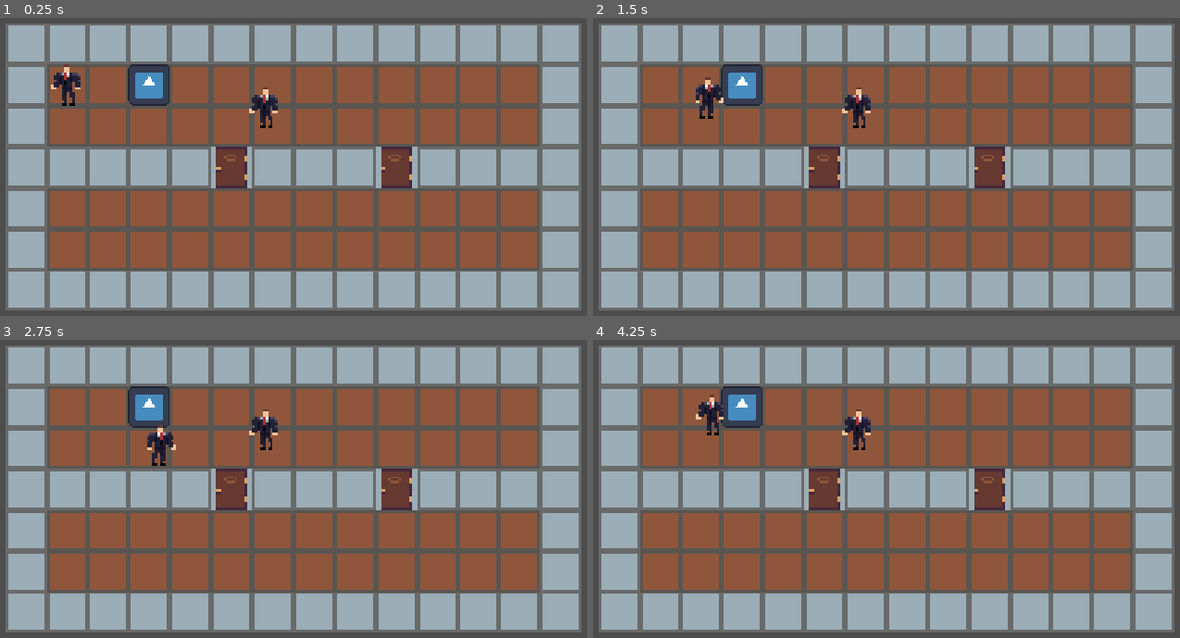
Above: before the commit, frames 1-4 (two rows, left to right).
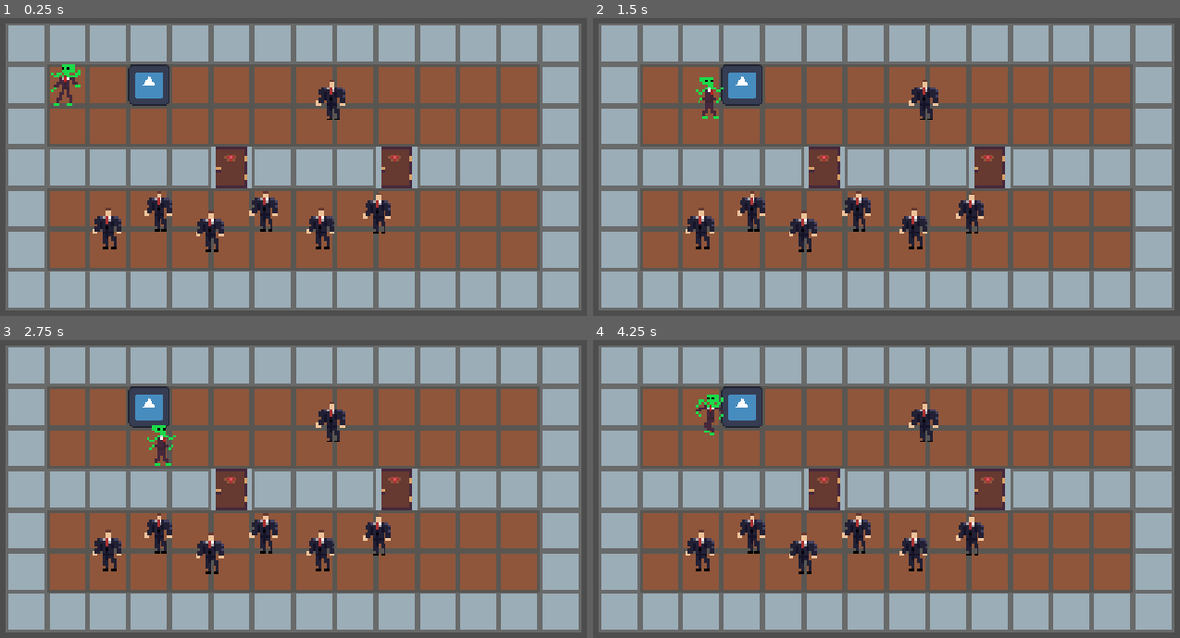
Above: after the commit, the same moments.

Repository: Flogah/alien_dad
Game: Godot game, scene res://scenes/main.tscn
The game is run twice, just before and just after one commit, with the same random seed, the same clock (stepped at 60 frames per second) and the same inputs. Before the commit the project has no main scene; this scene is started directly in both runs. The engine's default icon, where the game draws it, is replaced by a stand-in: a white triangle on a blue panel in a dark square.
Inputs:
- Up to frame 1 (0.25 s): no input
- Up to frame 2 (1.5 s): tap Enter at 0.5 s; hold D (move_right) 0.53-1.28 s; hold Space (interact) 0.53-1.28 s; hold S (move_down) from 1.28 s (still down); tap Space (interact) at 1.35 s
- Up to frame 3 (2.75 s): release S (move_down) at 2.03 s; hold D (move_right) from 2.03 s (still down); hold Space (interact) from 2.03 s (still down)
- Up to frame 4 (4.25 s): release D (move_right) at 2.78 s; release Space (interact) at 2.78 s; hold W (move_up) 2.78-3.53 s; tap Space (interact) at 2.85 s; hold A (move_left) from 3.53 s (still down); hold Space (interact) from 3.53 s (still down)

The runs differ from the first frame. In frame 1, 3.2% of the frame differs, in the area x 8-68%, y 15-79%; in frame 2, 3.2%; in frame 3, 3.2%; in frame 4, 3.2%.

Commit message:
added random names

Diff:
--- /dev/null
+++ b/assets/sprites/sprite_frames/alien_spriteframe.tres
@@ -0,0 +1,44 @@
+[gd_resource type="SpriteFrames" format=3 uid="uid://bqd7u3tkdcr5n"]
+
+[ext_resource type="Texture2D" uid="uid://8q55kcey3dgf" path="res://assets/sprites/characters/AlienDad.png" id="1_fsdj6"]
+
+[sub_resource type="AtlasTexture" id="AtlasTexture_qhqgy"]
+atlas = ExtResource("1_fsdj6")
+region = Rect2(0, 0, 16, 16)
+
+[sub_resource type="AtlasTexture" id="AtlasTexture_qlg0r"]
+atlas = ExtResource("1_fsdj6")
+region = Rect2(16, 0, 16, 16)
+
+[sub_resource type="AtlasTexture" id="AtlasTexture_tuyoq"]
+atlas = ExtResource("1_fsdj6")
+region = Rect2(32, 0, 16, 16)
+
+[sub_resource type="AtlasTexture" id="AtlasTexture_fjrip"]
+atlas = ExtResource("1_fsdj6")
+region = Rect2(48, 0, 16, 16)
+
+[resource]
+animations = [{
+"frames": [{
+"duration": 1.0,
+"texture": SubResource("AtlasTexture_qhqgy")
+}],
+"loop": 1,
+"name": &"idle",
+"speed": 5.0
+}, {
+"frames": [{
+"duration": 1.0,
+"texture": SubResource("AtlasTexture_qlg0r")
+}, {
+"duration": 1.0,
+"texture": SubResource("AtlasTexture_tuyoq")
+}, {
+"duration": 1.0,
+"texture": SubResource("AtlasTexture_fjrip")
+}],
+"loop": 1,
+"name": &"walk",
+"speed": 5.0
+}]
--- /dev/null
+++ b/assets/sprites/sprite_frames/armstrong_spriteframe.tres
@@ -0,0 +1,22 @@
+[gd_resource type="SpriteFrames" format=3 uid="uid://bp5txdvjt15t"]
+
+[ext_resource type="Texture2D" uid="uid://d4go68spc6xfr" path="res://assets/sprites/characters/Armstrong-0001.png" id="1_yusl3"]
+
+[resource]
+animations = [{
+"frames": [{
+"duration": 1.0,
+"texture": ExtResource("1_yusl3")
+}],
+"loop": 1,
+"name": &"idle",
+"speed": 5.0
+}, {
+"frames": [{
+"duration": 1.0,
+"texture": ExtResource("1_yusl3")
+}],
+"loop": 1,
+"name": &"walk",
+"speed": 5.0
+}]
--- a/project.godot
+++ b/project.godot
@@ -11,8 +11,13 @@
 [application]
 
 config/name="alien_dad"
+run/main_scene="uid://da3yiknkgeps1"
 config/features=PackedStringArray("4.7", "Forward Plus")
 config/icon="res://icon.svg"
+
+[autoload]
+
+NameGenerator="*uid://csntkedd1lbma"
 
 [display]
 
@@ -24,21 +29,25 @@
 move_up={
 "deadzone": 0.2,
 "events": [Object(InputEventKey,"resource_local_to_scene":false,"resource_name":"","device":-1,"window_id":0,"alt_press …(192 unchanged characters)…
+, Object(InputEventKey,"resource_local_to_scene":false,"resource_name":"","device":-1,"window_id":0,"alt_pressed":false,"shift_pressed":false,"ctrl_pressed":false,"meta_pressed":false,"pressed":false,"keycode":0,"physical_keycode":4194320,"key_label":0,"unicode":0,"location":0,"echo":false,"script":null)
 ]
 }
 move_down={
 "deadzone": 0.2,
 "events": [Object(InputEventKey,"resource_local_to_scene":false,"resource_name":"","device":-1,"window_id":0,"alt_press …(192 unchanged characters)…
+, Object(InputEventKey,"resource_local_to_scene":false,"resource_name":"","device":-1,"window_id":0,"alt_pressed":false,"shift_pressed":false,"ctrl_pressed":false,"meta_pressed":false,"pressed":false,"keycode":0,"physical_keycode":4194322,"key_label":0,"unicode":0,"location":0,"echo":false,"script":null)
 ]
 }
 move_left={
 "deadzone": 0.2,
 "events": [Object(InputEventKey,"resource_local_to_scene":false,"resource_name":"","device":-1,"window_id":0,"alt_press …(191 unchanged characters)…
+, Object(InputEventKey,"resource_local_to_scene":false,"resource_name":"","device":-1,"window_id":0,"alt_pressed":false,"shift_pressed":false,"ctrl_pressed":false,"meta_pressed":false,"pressed":false,"keycode":0,"physical_keycode":4194319,"key_label":0,"unicode":0,"location":0,"echo":false,"script":null)
 ]
 }
 move_right={
 "deadzone": 0.2,
 "events": [Object(InputEventKey,"resource_local_to_scene":false,"resource_name":"","device":-1,"window_id":0,"alt_press …(192 unchanged characters)…
+, Object(InputEventKey,"resource_local_to_scene":false,"resource_name":"","device":-1,"window_id":0,"alt_pressed":false,"shift_pressed":false,"ctrl_pressed":false,"meta_pressed":false,"pressed":false,"keycode":0,"physical_keycode":4194321,"key_label":0,"unicode":0,"location":0,"echo":false,"script":null)
 ]
 }
 interact={
--- a/scenes/door.gd
+++ b/scenes/door.gd
@@ -1,27 +1,46 @@
 extends StaticBody2D
+
+@export var security_level: SecurityCode
+@export var locked: bool = false
 
 @onready var interactable: Interactable = $Interactable
 @onready var sprite: AnimatedSprite2D = $Sprite
 @onready var door: CollisionShape2D = $Door
 
-var locked: bool = false
 var closed: bool = true
 
 func _ready() -> void:
 	interactable.interacted.connect(on_interacted)
+	update_sprite()
 
-func on_interacted(actor):
+func on_interacted(actor, sec_acc:SecurityCode):
+	if locked:
+		if sec_acc.level >= security_level.level:
+			print("Access granted")
+			locked = false
+			update_sprite()
+		else:
+			print("Higher access needed")
+			return
 	if closed:
-		closed = false
 		open()
 	else:
-		closed = true
 		close()
 
 func open():
-	sprite.play("open")
+	closed = false
 	door.disabled = true
+	update_sprite()
 
 func close():
-	sprite.play("closed")
+	closed = true
 	door.disabled = false
+	update_sprite()
+
+func update_sprite():
+	if locked:
+		sprite.play("locked")
+	elif closed:
+		sprite.play("closed")
+	else:
+		sprite.play("open")
--- a/scenes/door.tscn
+++ b/scenes/door.tscn
@@ -8,9 +8,13 @@
 atlas = ExtResource("2_la1wf")
 region = Rect2(0, 0, 16, 16)
 
-[sub_resource type="AtlasTexture" id="AtlasTexture_choun"]
+[sub_resource type="AtlasTexture" id="AtlasTexture_83dcw"]
 atlas = ExtResource("2_la1wf")
 region = Rect2(16, 0, 16, 16)
+
+[sub_resource type="AtlasTexture" id="AtlasTexture_la1wf"]
+atlas = ExtResource("2_la1wf")
+region = Rect2(32, 0, 16, 16)
 
 [sub_resource type="SpriteFrames" id="SpriteFrames_ckr0i"]
 animations = [{
@@ -24,7 +28,15 @@
 }, {
 "frames": [{
 "duration": 1.0,
-"texture": SubResource("AtlasTexture_choun")
+"texture": SubResource("AtlasTexture_83dcw")
+}],
+"loop": 1,
+"name": &"locked",
+"speed": 5.0
+}, {
+"frames": [{
+"duration": 1.0,
+"texture": SubResource("AtlasTexture_la1wf")
 }],
 "loop": 0,
 "name": &"open",
@@ -44,7 +56,7 @@
 
 [node name="Sprite" type="AnimatedSprite2D" parent="." unique_id=516062292]
 sprite_frames = SubResource("SpriteFrames_ckr0i")
-animation = &"closed"
+animation = &"open"
 
 [node name="Wall" type="CollisionShape2D" parent="." unique_id=1426203036]
 position = Vector2(-7, 0)
--- a/scenes/guard.gd
+++ b/scenes/guard.gd
@@ -1,12 +1,31 @@
 extends CharacterBody2D
 
 @onready var interactable: Interactable = $Interactable
+@onready var sprite: AnimatedSprite2D = $Sprite
+@onready var blood_particles: GPUParticles2D = $BloodParticles
+
+@export var security_access: SecurityCode
+
+var dead: bool = false
 
 func _ready() -> void:
+	if !security_access:
+		security_access = SecurityCode.new()
+	if security_access.holder.is_empty():
+		security_access.holder = NameGenerator.random_first_last_name()
 	interactable.interacted.connect(on_interacted)
 
-func on_interacted(actor):
+func on_interacted(actor, sec_acc):
+	if dead:
+		return
+	if actor is Player:
+		print("Take my skin, good sir")
+		actor.assume_skin(sprite.sprite_frames, security_access)
 	die()
 
 func die():
-	print("i have died")
+	sprite.hide()
+	blood_particles.emitting = true
+	dead = true
+	collision_layer = 0
+	collision_mask = 0
--- a/scenes/guard.tscn
+++ b/scenes/guard.tscn
@@ -1,19 +1,8 @@
 [gd_scene format=3 uid="uid://mry6neuk5n38"]
 
 [ext_resource type="Script" uid="uid://dg8pucxpetbsi" path="res://scenes/guard.gd" id="1_k0dx2"]
-[ext_resource type="Texture2D" uid="uid://d4go68spc6xfr" path="res://assets/sprites/characters/Armstrong-0001.png" id="2_ygo2t"]
+[ext_resource type="SpriteFrames" uid="uid://bp5txdvjt15t" path="res://assets/sprites/sprite_frames/armstrong_spriteframe.tres" id="2_k0dx2"]
 [ext_resource type="Script" uid="uid://dpxr64juka2si" path="res://scenes/interactable.gd" id="3_gn8tx"]
-
-[sub_resource type="SpriteFrames" id="SpriteFrames_ifpyu"]
-animations = [{
-"frames": [{
-"duration": 1.0,
-"texture": ExtResource("2_ygo2t")
-}],
-"loop": 1,
-"name": &"default",
-"speed": 5.0
-}]
 
 [sub_resource type="CapsuleShape2D" id="CapsuleShape2D_tbgi4"]
 radius = 2.0
@@ -21,11 +10,50 @@
 
 [sub_resource type="CircleShape2D" id="CircleShape2D_fu68o"]
 
+[sub_resource type="Curve" id="Curve_k0dx2"]
+_data = [Vector2(0, 1), 0.0, 0.0, 0, 0, Vector2(0.9026315, 1), 0.0, 0.0, 0, 0, Vector2(1, 0), 0.0, 0.0, 0, 0]
+point_count = 3
+
+[sub_resource type="CurveTexture" id="CurveTexture_o6xl0"]
+curve = SubResource("Curve_k0dx2")
+
+[sub_resource type="Gradient" id="Gradient_ygo2t"]
+offsets = PackedFloat32Array(0, 0.4020173, 1)
+colors = PackedColorArray(1, 1, 1, 1, 0.2439729, 0.17360842, 0.039948523, 1, 0.17147478, 0.11041581, 0.0026657577, 1)
+
+[sub_resource type="GradientTexture1D" id="GradientTexture1D_563wa"]
+gradient = SubResource("Gradient_ygo2t")
+
+[sub_resource type="Curve" id="Curve_gn8tx"]
+_limits = [0.0, 100.0, 0.0, 1.0]
+_data = [Vector2(0, 1), 0.0, 0.0, 0, 0, Vector2(0.34210527, 100), 0.0, 0.0, 0, 0, Vector2(1, 100), 0.0, 0.0, 0, 0]
+point_count = 3
+
+[sub_resource type="CurveTexture" id="CurveTexture_ckr0i"]
+curve = SubResource("Curve_gn8tx")
+
+[sub_resource type="ParticleProcessMaterial" id="ParticleProcessMaterial_5dfqo"]
+particle_flag_disable_z = true
+emission_shape_scale = Vector3(1, 0.4, 1)
+spread = 180.0
+initial_velocity_min = 4.0
+initial_velocity_max = 10.0
+gravity = Vector3(0, 0, 0)
+damping_min = 6.0000005
+damping_max = 10.0
+damping_curve = SubResource("CurveTexture_ckr0i")
+scale_min = 0.79999995
+scale_max = 3.0
+color = Color(0.9198519, 0, 0.11461083, 1)
+color_ramp = SubResource("GradientTexture1D_563wa")
+alpha_curve = SubResource("CurveTexture_o6xl0")
+
 [node name="Guard" type="CharacterBody2D" unique_id=1633581234]
 script = ExtResource("1_k0dx2")
 
 [node name="Sprite" type="AnimatedSprite2D" parent="." unique_id=1888564404]
-sprite_frames = SubResource("SpriteFrames_ifpyu")
+sprite_frames = ExtResource("2_k0dx2")
+animation = &"walk"
 
 [node name="CollisionShape2D" type="CollisionShape2D" parent="." unique_id=129552200]
 position = Vector2(0, 7)
@@ -41,3 +69,12 @@
 [node name="CollisionShape2D" type="CollisionShape2D" parent="Interactable" unique_id=397714545]
 position = Vector2(0, 3)
 shape = SubResource("CircleShape2D_fu68o")
+
+[node name="BloodParticles" type="GPUParticles2D" parent="." unique_id=1031482814]
+position = Vector2(0, 7)
+emitting = false
+amount = 16
+lifetime = 120.0
+one_shot = true
+explosiveness = 1.0
+process_material = SubResource("ParticleProcessMaterial_5dfqo")
--- a/scenes/interactable.gd
+++ b/scenes/interactable.gd
@@ -1,7 +1,7 @@
 class_name Interactable
 extends Area2D
 
-signal interacted(actor)
+signal interacted(actor, sec_acc)
 
-func interact(actor):
-	interacted.emit(actor)
+func interact(actor, sec_acc):
+	interacted.emit(actor, sec_acc)
--- a/scenes/main.tscn
+++ b/scenes/main.tscn
@@ -3,6 +3,7 @@
 [ext_resource type="Texture2D" uid="uid://bogw7r3cw2mfg" path="res://assets/sprites/proto_palette.png" id="1_sugp2"]
 [ext_resource type="Script" uid="uid://4wc0j7aytt5q" path="res://scenes/level_1.gd" id="1_tefeu"]
 [ext_resource type="PackedScene" uid="uid://dxoip0yqmqb50" path="res://scenes/test_interaction.tscn" id="4_jyhfs"]
+[ext_resource type="Script" uid="uid://d3r8cfdw2ei2c" path="res://scripts/security_code.gd" id="5_o6xl0"]
 [ext_resource type="PackedScene" uid="uid://tnhgt5sr4icp" path="res://scenes/player.tscn" id="5_tbgi4"]
 [ext_resource type="PackedScene" uid="uid://mry6neuk5n38" path="res://scenes/guard.tscn" id="6_o6xl0"]
 [ext_resource type="PackedScene" uid="uid://d3xqn8v53ugho" path="res://scenes/door.tscn" id="6_tefeu"]
@@ -32,6 +33,25 @@
 physics_layer_0/collision_mask = 0
 sources/0 = SubResource("TileSetAtlasSource_f3u8r")
 
+[sub_resource type="Resource" id="Resource_tefeu"]
+script = ExtResource("5_o6xl0")
+metadata/_custom_type_script = "uid://d3r8cfdw2ei2c"
+
+[sub_resource type="Resource" id="Resource_tipki"]
+script = ExtResource("5_o6xl0")
+level = 1
+metadata/_custom_type_script = "uid://d3r8cfdw2ei2c"
+
+[sub_resource type="Resource" id="Resource_qhqgy"]
+script = ExtResource("5_o6xl0")
+level = 1
+metadata/_custom_type_script = "uid://d3r8cfdw2ei2c"
+
+[sub_resource type="Resource" id="Resource_g2els"]
+script = ExtResource("5_o6xl0")
+holder = "Tobsucht Gelbmann"
+metadata/_custom_type_script = "uid://d3r8cfdw2ei2c"
+
 [node name="Main" type="Node2D" unique_id=1805818713]
 
 [node name="level1" type="Node2D" parent="." unique_id=1980516356]
@@ -50,12 +70,44 @@
 
 [node name="Door" parent="level1" unique_id=1021106081 instance=ExtResource("6_tefeu")]
 position = Vector2(88, 56)
+security_level = SubResource("Resource_tefeu")
+locked = true
 
 [node name="Door2" parent="level1" unique_id=1401858854 instance=ExtResource("6_tefeu")]
 position = Vector2(152, 56)
+security_level = SubResource("Resource_tipki")
+locked = true
+
+[node name="NPC" type="Node2D" parent="level1" unique_id=913914847]
+
+[node name="Guard" parent="level1/NPC" unique_id=1633581234 instance=ExtResource("6_o6xl0")]
+position = Vector2(127, 30)
+security_access = SubResource("Resource_qhqgy")
+
+[node name="Guard2" parent="level1/NPC" unique_id=2016185090 instance=ExtResource("6_o6xl0")]
+position = Vector2(40, 80)
+security_access = SubResource("Resource_qhqgy")
+
+[node name="Guard3" parent="level1/NPC" unique_id=763956445 instance=ExtResource("6_o6xl0")]
+position = Vector2(60, 73)
+security_access = SubResource("Resource_qhqgy")
+
+[node name="Guard4" parent="level1/NPC" unique_id=445022662 instance=ExtResource("6_o6xl0")]
+position = Vector2(80, 81)
+security_access = SubResource("Resource_qhqgy")
+
+[node name="Guard5" parent="level1/NPC" unique_id=1631747607 instance=ExtResource("6_o6xl0")]
+position = Vector2(101, 73)
+security_access = SubResource("Resource_qhqgy")
+
+[node name="Guard6" parent="level1/NPC" unique_id=471042583 instance=ExtResource("6_o6xl0")]
+position = Vector2(123, 80)
+security_access = SubResource("Resource_qhqgy")
+
+[node name="Guard7" parent="level1/NPC" unique_id=581185931 instance=ExtResource("6_o6xl0")]
+position = Vector2(145, 74)
+security_access = SubResource("Resource_qhqgy")
 
 [node name="Player" parent="level1" unique_id=1695450581 instance=ExtResource("5_tbgi4")]
 position = Vector2(24, 24)
-
-[node name="Guard" parent="level1" unique_id=1633581234 instance=ExtResource("6_o6xl0")]
-position = Vector2(101, 33)
+security_access = SubResource("Resource_g2els")
--- a/scenes/player.tscn
+++ b/scenes/player.tscn
@@ -1,18 +1,7 @@
 [gd_scene format=3 uid="uid://tnhgt5sr4icp"]
 
 [ext_resource type="Script" uid="uid://bmcp1kemef7av" path="res://scenes/player/player.gd" id="1_g2els"]
-[ext_resource type="Texture2D" uid="uid://d4go68spc6xfr" path="res://assets/sprites/characters/Armstrong-0001.png" id="2_qhqgy"]
-
-[sub_resource type="SpriteFrames" id="SpriteFrames_ifpyu"]
-animations = [{
-"frames": [{
-"duration": 1.0,
-"texture": ExtResource("2_qhqgy")
-}],
-"loop": 1,
-"name": &"default",
-"speed": 5.0
-}]
+[ext_resource type="SpriteFrames" uid="uid://bqd7u3tkdcr5n" path="res://assets/sprites/sprite_frames/alien_spriteframe.tres" id="2_g2els"]
 
 [sub_resource type="CapsuleShape2D" id="CapsuleShape2D_tbgi4"]
 radius = 2.0
@@ -26,9 +15,11 @@
 collision_mask = 5
 motion_mode = 1
 script = ExtResource("1_g2els")
+original_skin = ExtResource("2_g2els")
 
 [node name="Sprite" type="AnimatedSprite2D" parent="." unique_id=221068266]
-sprite_frames = SubResource("SpriteFrames_ifpyu")
+sprite_frames = ExtResource("2_g2els")
+animation = &"walk"
 
 [node name="CollisionShape2D" type="CollisionShape2D" parent="." unique_id=1260957444]
 position = Vector2(0, 7)
--- a/scenes/player/player.gd
+++ b/scenes/player/player.gd
@@ -1,9 +1,13 @@
+class_name Player
 extends CharacterBody2D
 
 @onready var sprite: AnimatedSprite2D = $Sprite
 @onready var interaction_area: Area2D = $InteractionArea
 
-var speed:float = 25.0
+@export var speed:float = 25.0
+@export var security_access: SecurityCode
+
+@export var original_skin: SpriteFrames
 
 var last_dir: Vector2 = Vector2.ZERO:
 	set(new_val):
@@ -17,9 +21,11 @@
 	var direction: Vector2 = Input.get_vector("move_left", "move_right", "move_up", "move_down")
 	if direction:
 		velocity = direction * speed
+		sprite.play("walk")
 	else:
 		velocity.x = move_toward(velocity.x, 0, 200)
 		velocity.y = move_toward(velocity.y, 0, 200)
+		sprite.play("idle")
 
 	move_and_slide()
 
@@ -42,5 +48,19 @@
 	var overlapping_areas = interaction_area.get_overlapping_areas()
 	if !overlapping_areas:
 		return
+
+	var closest_area: Interactable = overlapping_areas[0]
 	for area: Interactable in overlapping_areas:
-		area.interact(self)
+		if global_position.distance_squared_to(closest_area.global_position) > global_position.distance_squared_to(area.global_position):
+			closest_area = area
+
+	closest_area.interact(self, security_access)
+
+func assume_skin(new_skin: SpriteFrames, new_acc: SecurityCode):
+	sprite.sprite_frames = new_skin
+	security_access = new_acc
+	#if new_acc.level > security_access.level:
+		#security_access = new_acc
+
+func lose_skin():
+	sprite.sprite_frames = original_skin
--- a/scenes/test_interaction.gd
+++ b/scenes/test_interaction.gd
@@ -5,5 +5,5 @@
 func _ready() -> void:
 	interactable.interacted.connect(on_interacted)
 
-func on_interacted(actor):
-	print("Interaced with by: " + actor.name)
+func on_interacted(actor, sec_acc:SecurityCode):
+	print("Interaced with by: " + sec_acc.holder)
--- /dev/null
+++ b/scripts/name_generator.gd
@@ -0,0 +1,30 @@
+extends Node
+
+var FILES = {
+  'first' : "res://scripts/name_list/first.txt",
+  'last' : "res://scripts/name_list/last.txt"
+}
+
+func random_first_last_name() -> String:
+	var full_name: String = ''
+	full_name += random_item(FILES['first'])
+	full_name += ' '
+	full_name += random_item(FILES['last'])
+	return full_name
+
+func random_item(file: String):
+	var list = FileAccess.open(file, FileAccess.READ)
+	var item_amount: int = get_line_amount(file)
+	var rand = randi_range(0, item_amount)
+
+	for i in rand -1:
+		list.get_line()
+	return list.get_line()
+
+func get_line_amount(file: String) -> int:
+	var list = FileAccess.open(file, FileAccess.READ)
+	var lines: int = 0
+	while not list.eof_reached():
+		lines += 1
+		list.get_line()
+	return lines
--- /dev/null
+++ b/scripts/security_code.gd
@@ -0,0 +1,12 @@
+class_name SecurityCode
+extends Resource
+
+enum sec_level{
+	low_sec,
+	mid_sec,
+	hi_sec,
+	top_sec
+}
+
+@export var holder: String = &""
+@export var level: sec_level
Binary file changed: assets/aseprite/door.ase
Binary file added: assets/sprites/characters/AlienDad.png
Not shown, added: assets/sprites/characters/AlienDad.png.import
Binary file added: assets/sprites/characters/AlienDad_Rev.png
Not shown, added: assets/sprites/characters/AlienDad_Rev.png.import
Binary file changed: assets/sprites/door.png
Not shown, added: scripts/name_generator.gd.uid
Not shown, added: scripts/name_list/first.txt
Not shown, added: scripts/name_list/last.txt
Not shown, added: scripts/security_code.gd.uid
